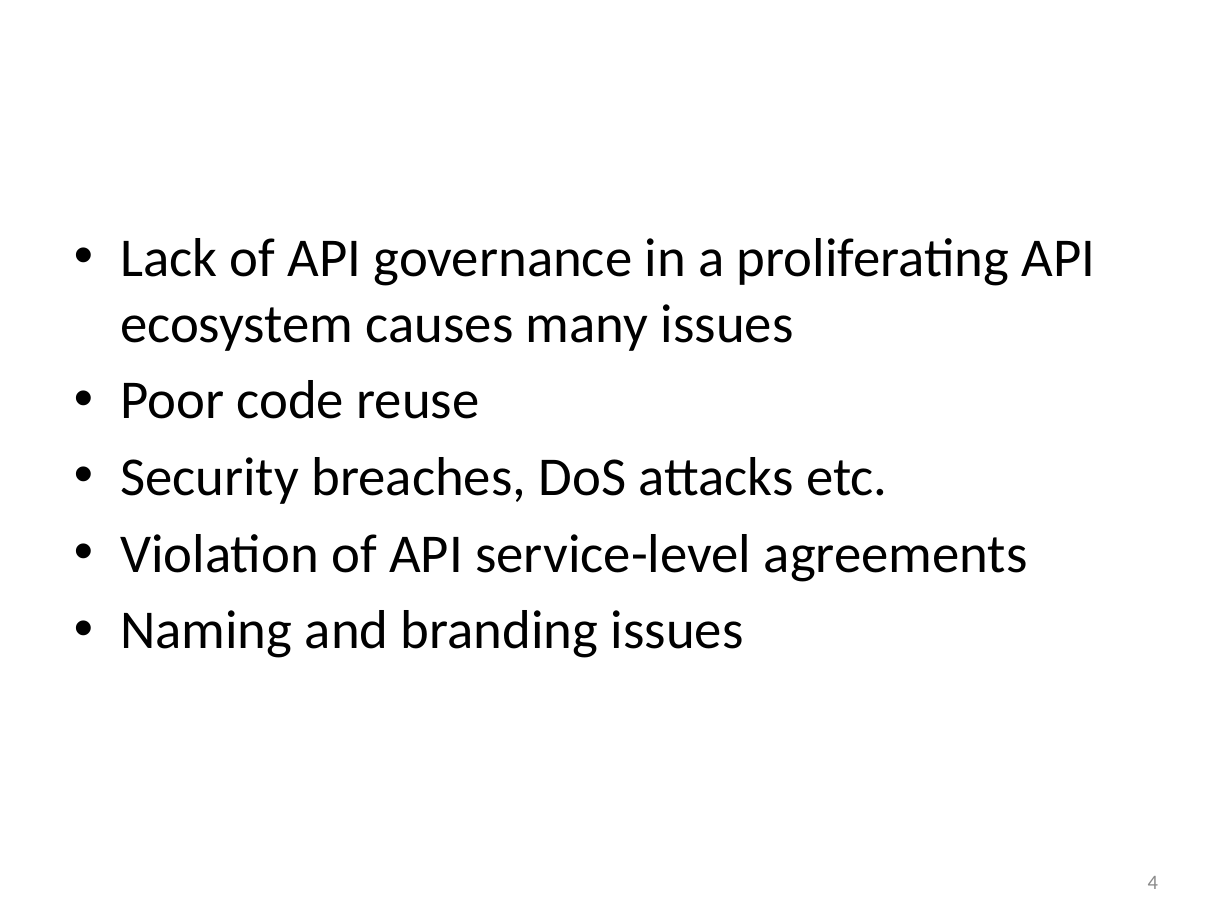
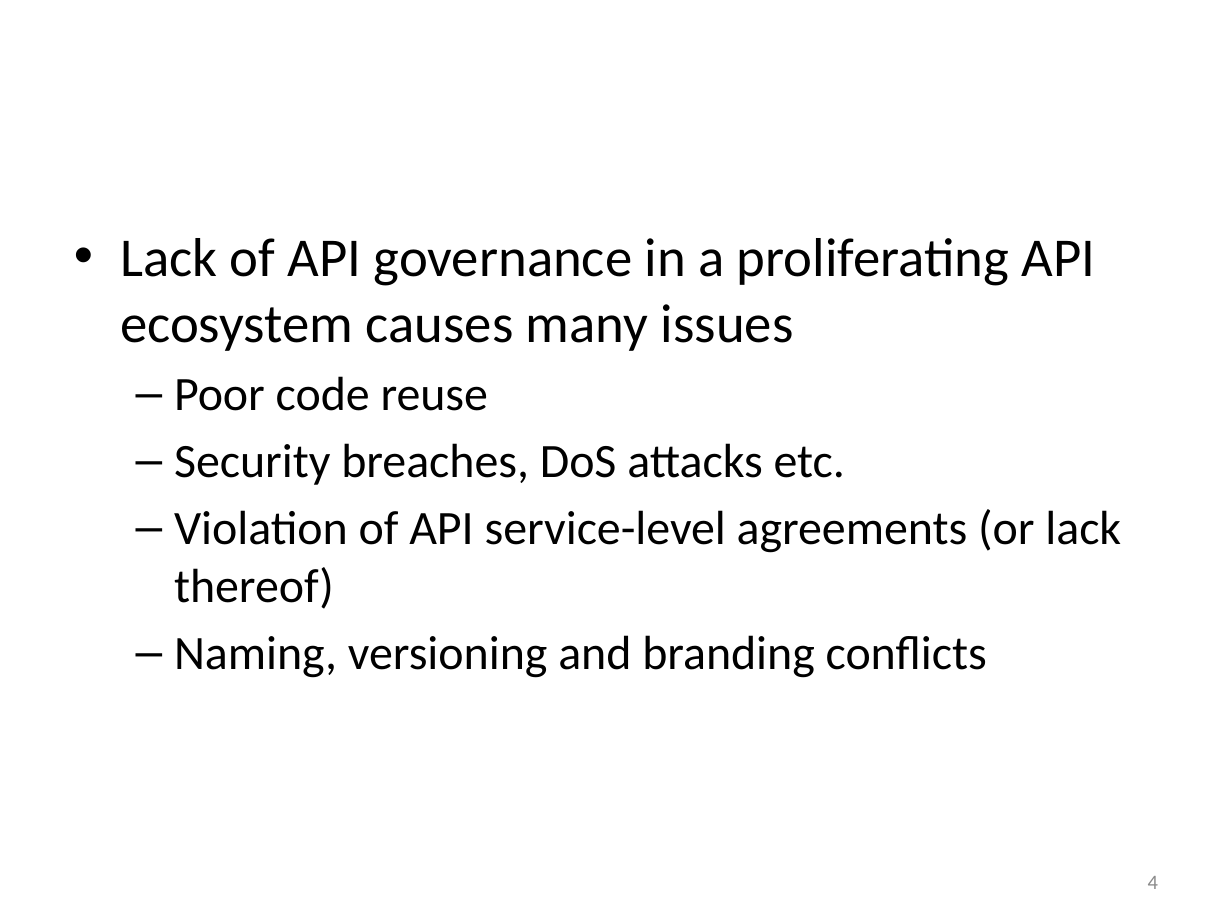
Before and after one commit to Dithn/eager-appscale, a slide deck: slide 4 of Eager/paper/fop/EAGER.pptx. Drawn at 1232x924 pixels with LibreOffice and Linux fonts; fonts in the diff are those of the drawing; background and template pictures are left out. Boxes give left, top, right and bottom in pixels: in the first picture for what was removed or moved away, otherwise in the second. Text is boxed around its words. In the diff, an @@ line names an element or a change of style, - is before the commit and + after.

```diff
--- a/Eager/paper/fop/EAGER.pptx
+++ b/Eager/paper/fop/EAGER.pptx
@@ text at bbox=[174, 376, 845, 485]: size 32 to 28 pt in "Poor code reuse", "Security breaches, DoS attacks etc."; bullet • to –; list level 1 to 2 in "Poor code reuse"; list level 1 to 2 in "Security breaches, DoS attacks etc." @@
@@ text at bbox=[174, 509, 1121, 678]: text changed; size 32 to 28 pt @@
-• Violation of API service-level agreements
-• Naming and branding issues
+  – Violation of API service-level agreements (or lack thereof)
+  – Naming, versioning and branding conflicts
```
Also in this commit, not shown: 4 other slides changed, 9 slides added, 8 other files.
